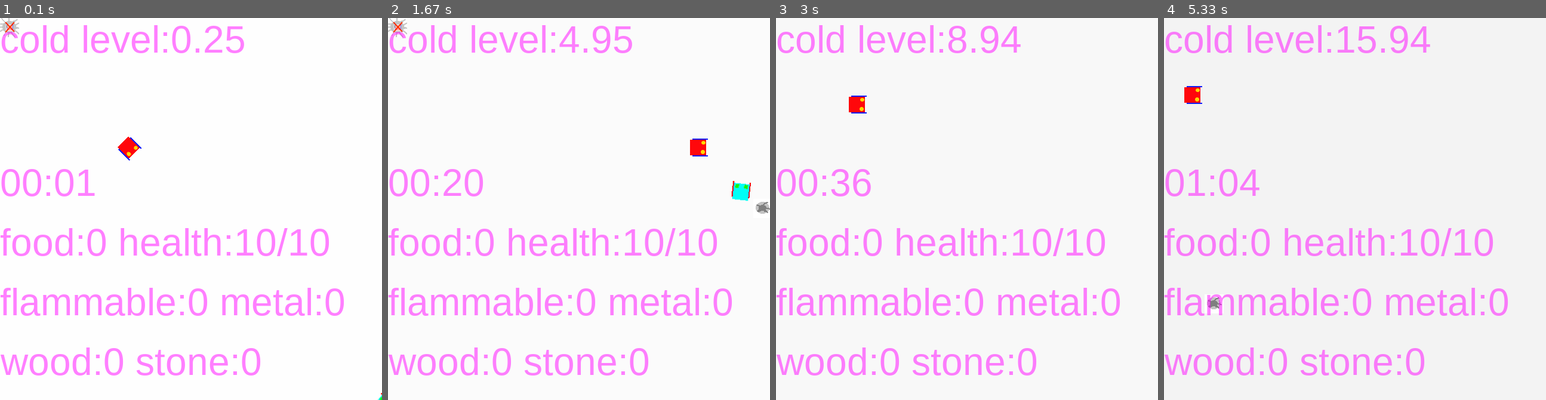
Above: before the commit, frames 1-4 (left to right).
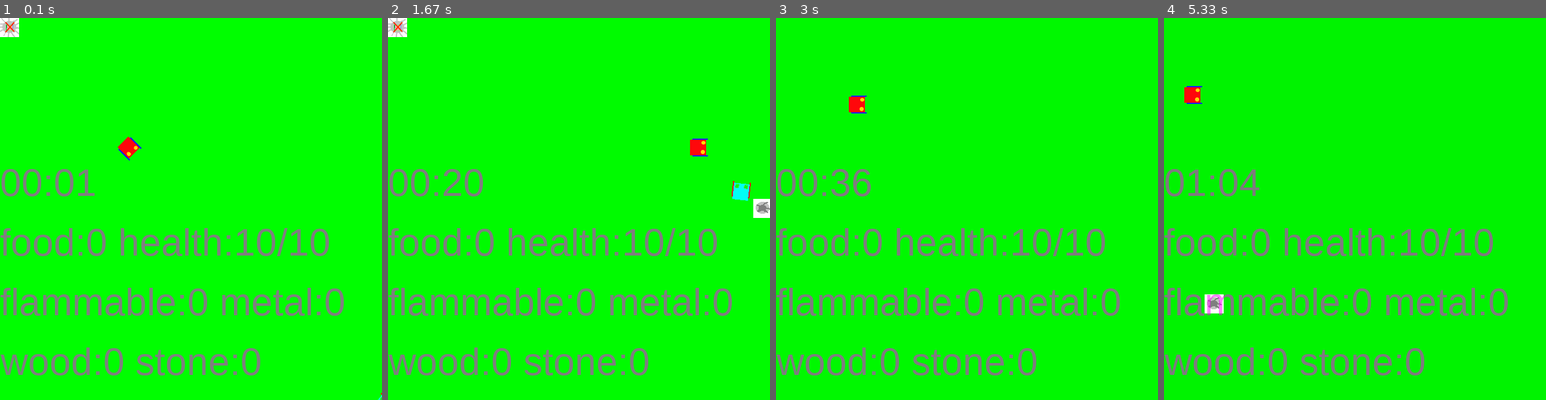
Above: after the commit, the same moments.

Repository: camelStyleUser/gamepygame
Game: pygame game, started from main.py
The game is run twice, just before and just after one commit, with the same random seed, the same clock (stepped at 60 frames per second) and the same inputs.
Inputs:
- Up to frame 1 (0.1 s): no input
- Up to frame 2 (1.67 s): hold P 0.33-0.8 s; hold Right 0.33-0.8 s; hold B 0.83-1.3 s; hold Right 0.83-1.3 s; hold P from 1.33 s (still down); hold Right from 1.33 s (still down)
- Up to frame 3 (3 s): release P at 1.8 s; release Right at 1.8 s; hold Right 1.83-2.3 s; hold Up 2.33-2.63 s; hold Right from 2.67 s (still down)
- Up to frame 4 (5.33 s): release Right at 3.13 s; hold Left 3.17-3.7 s; hold Down 3.73-4.03 s; hold Left 4.07-4.47 s; hold Up 4.5-4.87 s; hold Right from 4.9 s (still down)

The runs differ from the first frame. In frame 1, 100% of the frame differs, in the area x 0-100%, y 0-100%; in frame 2, 99%; in frame 3, 100%; in frame 4, 100%.

Commit message:
professional save system

Diff:
--- a/main.py
+++ b/main.py
@@ -1,9 +1,134 @@
 import sys, math, random, sys, os
 import pip
-
+SAVEVERSION=0
+GAMEVERSION=0
+SUPPORTEDSAVEVER=0
+SUPPORTEDGAMEVER=0
+def writeLong(buffer,intg):
+ buffer.write(intg.to_bytes(8,"big"))
+def writeInt(buffer,intg):
+ buffer.write(intg.to_bytes(4,"big"))
+def writeShort(buffer,intg):
+ buffer.write(intg.to_bytes(2,"big"))
+def writeByte(buffer,intg):
+ buffer.write(intg.to_bytes(1,"big"))
+def readByte(buffer):
+ return int.from_bytes(buffer.read(1),"big")
+def readShort(buffer):
+ return int.from_bytes(buffer.read(2),"big")
+def readInt(buffer):
+ return int.from_bytes(buffer.read(4),"big")
+def readLong(buffer):
+ return int.from_bytes(buffer.read(8),"big")
+def writeMagic(buffer):
+ buffer.write(b'SWHS')
+def readMagic(buffer):
+ if buffer.read(4)!=b'SWHS':
+  raise Exception("invalid magic")
+def writeSave(filename):
+ file=open(filename,"wb")
+ writeMagic(file)
+ writeShort(file,SAVEVERSION)
+ writeInt(file,GAMEVERSION)
+ writeByte(file,0)
+ writeInt(file,playerrect.x)
+ writeInt(file,playerrect.y)
+ writeInt(file,mapx)
+ writeInt(file,mapy)
+ writeInt(file,int(freeze*10))
+ writeInt(file,health)
+ writeInt(file,len(map))
+ if len(map)==0:
+  writeInt(file,0)
+ else:
+  writeInt(file,len(map[0]))
+ for clms in map:
+  for sector in clms:
+   tmpbuilds=[]
+   tmpunits=[]
+   tmpresources=[]
+   for i in sector:
+    if type(i)==Resource:
+     tmpresources.append(i)
+    elif type(i)==Enemy or type(i)==Megaenemy or type(i)==KillBarrier:
+     tmpunits.append(i)
+    else:
+     tmpbuilds.append(i)
+   writeLong(file,len(tmpbuilds))
+   for i in tmpbuilds:
+    writeInt(file,i.imgrect.left)
+    writeInt(file,i.imgrect.top)
+    writeInt(file,i.type)
+   writeLong(file,len(tmpunits))
+   for i in tmpunits:
+    writeInt(file,i.imgrect.left)
+    writeInt(file,i.imgrect.top)
+    writeInt(file,i.type)
+   writeLong(file,len(tmpresources))
+   for i in tmpresources:
+    writeInt(file,i.imgrect.left)
+    writeInt(file,i.imgrect.top)
+    writeInt(file,itemindexes.index(i.type))
+ reskeys=list(inventory.keys())
+ writeInt(file,len(reskeys))
+ for reskey in reskeys:
+  writeInt(file,itemindexes.index(reskey))
+  writeLong(file,inventory[reskey])
+ file.close()
+def readSave(filename):
+ global map,playerrect,mapx,mapy,inventory,freeze,health
+ file=open(filename,"rb")
+ readMagic(file)
+ sv=readShort(file)
+ if sv<SUPPORTEDSAVEVER or sv>SAVEVERSION:
+  raise Exception("save unsupported")
+ gv=readInt(file)
+ if gv<SUPPORTEDGAMEVER or gv>GAMEVERSION:
+  raise Exception("game version unsupported")
+ type=readByte(file)
+ px=readInt(file)
+ py=readInt(file)
+ playerrect.x=px
+ playerrect.y=py
+ mapx=readInt(file)
+ mapy=readInt(file)
+ freeze=readInt(file)/10
+ health=readInt(file)
+ map=[]
+ width=readInt(file)
+ height=readInt(file)
+ col=[]
+ for i in range(height):
+  col.append([])
+ for i in range(width):
+  map.append(col[:])
+ for x in range(width):
+  for y in range(height):
+   blds=readLong(file)
+   for i in range(blds):
+    bldx=readInt(file)
+    bldy=readInt(file)
+    map[x][y].append(buildtypes[readInt(file)](bldx,bldy))
+   blds=readLong(file)
+   for i in range(blds):
+    bldx=readInt(file)
+    bldy=readInt(file)
+    bldval=readInt(file)
+    map[x][y].append(unittypes[bldval](bldx,bldy))
+   blds=readLong(file)
+   for i in range(blds):
+    bldx=readInt(file)
+    bldy=readInt(file)
+    map[x][y].append(Resource(bldx,bldy,itemindexes[readInt(file)]))
+ itemslen=readInt(file)
+ for key in inventory.keys():
+  inventory[key]=0
+ for i in range(itemslen):
+  inventory[itemindexes[readInt(file)]]=readInt(file)
+ file.close()
+ maptogame(mapx,mapy)
 ose = sys.stderr
 oso = sys.stdout
-
 try:
     print("""this is installation of needed packages.\n
 shells are run with commands to invoke pip,nothing malicious""")
@@ -43,6 +168,7 @@
 
 map=[[[],[]],[[],[]]]
 class Enemy:
+    type=0
     def __init__(this, x, y):
         this.img = pygame.image.load("enemy.png")
         this.imgrect = this.img.get_rect()
@@ -70,8 +196,8 @@
         surface.blit(rendimage, rendrect)
         return this.imgrect.colliderect(plrt)
 
-
 class Megaenemy:
+    type=1
     def __init__(this, x, y):
         this.img = pygame.image.load("megaenemy.png")
         this.imgrect = this.img.get_rect()
@@ -101,6 +227,7 @@
 
 
 class Campfire:
+    type=0
     def __init__(this, x, y):
         # constructor
         this.img = pygame.image.load("campfire.png")
@@ -116,6 +243,7 @@
 
 
 class AEStand:
+    type=1
     def __init__(this, x, y):
         this.alive = True
         this.dn = 20
@@ -140,6 +268,7 @@
 
 
 class Home:
+    type=2
     def __init__(this, x, y):
         # constructor
         this.img = pygame.image.load("home.png")
@@ -160,6 +289,7 @@
 
 
 class Smallfarm:
+    type=3
     def __init__(this, x, y):
         # constructor
         this.img = pygame.image.load("smallfarm.png")
@@ -181,6 +311,7 @@
 
 
 class Farm:
+    type=4
     def __init__(this, x, y):
         # constructor
         this.img = pygame.image.load("farm.png")
@@ -201,6 +332,7 @@
         return this.imgrect.colliderect(plrt)
 
 class KillBarrier:
+    type=2
     def __init__(this,x,y):
         this.img=pygame.image.load("apstand.png")
         this.imgrect = this.img.get_rect()
@@ -212,6 +344,7 @@
         surface.blit(this.img, this.imgrect)
         return this.imgrect.colliderect(plrt)
 class Burner:
+    type=5
     def __init__(this, x, y):
         # constructor
         this.img = pygame.image.load("burner.png")
@@ -225,7 +358,8 @@
         surface.blit(this.img, this.imgrect)
         return this.imgrect.colliderect(plrt)
 
-
+buildtypes=[Campfire,AEStand,Home,Smallfarm,Farm,Burner]
+unittypes=[Enemy,Megaenemy,KillBarrier]
 class Resource:
     def __init__(this, x, y, res):
         this.img = pygame.image.load(res + ".png")
@@ -239,8 +373,6 @@
         # draw image on rects position
         surface.blit(this.img, this.imgrect)
         return this.imgrect.colliderect(plrt)
-
-
 # intialise the window to do anything
 pygame.init()
 # make window
@@ -285,10 +417,11 @@
 enemies = []
 resources = []
 inventory = {'wood': 0, 'stone': 0, 'flammable': 0, 'metal': 0, 'food': 0}
+itemindexes=['wood','stone','flammable','metal','food']
 angle = 0
 health = 10
 qprs = False
-winter = True
+winter = False
 flame = False
 freeze = 0
 mapx=0
@@ -308,7 +441,6 @@
             elif ev.type==KEYDOWN:
                 if ev.key==K_ESCAPE:
                     break
-
     return compl
 prs = False
 run = True
@@ -332,7 +464,11 @@
             break
         # also self-explanatory
         if ev.type == KEYDOWN:
-            if ev.key == pygame.K_b:
+            if ev.key==pygame.K_p:
+             writeSave("test.swhs")
+            elif ev.key==pygame.K_n:
+             readSave("test.swhs")
+            elif ev.key == pygame.K_b:
                 keys = pygame.key.get_pressed()
                 # if key is pressed
                 if keys[pygame.K_c]:
